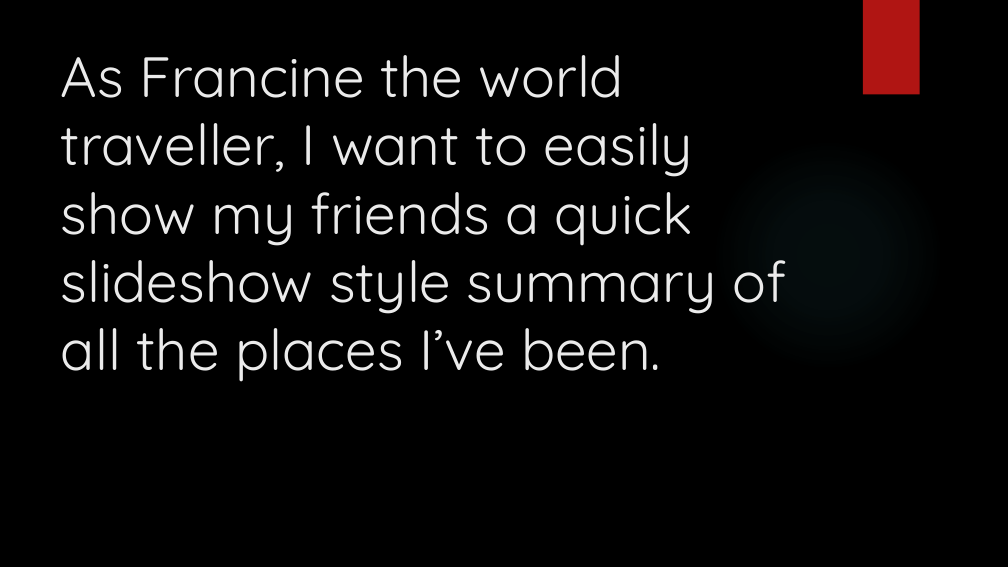
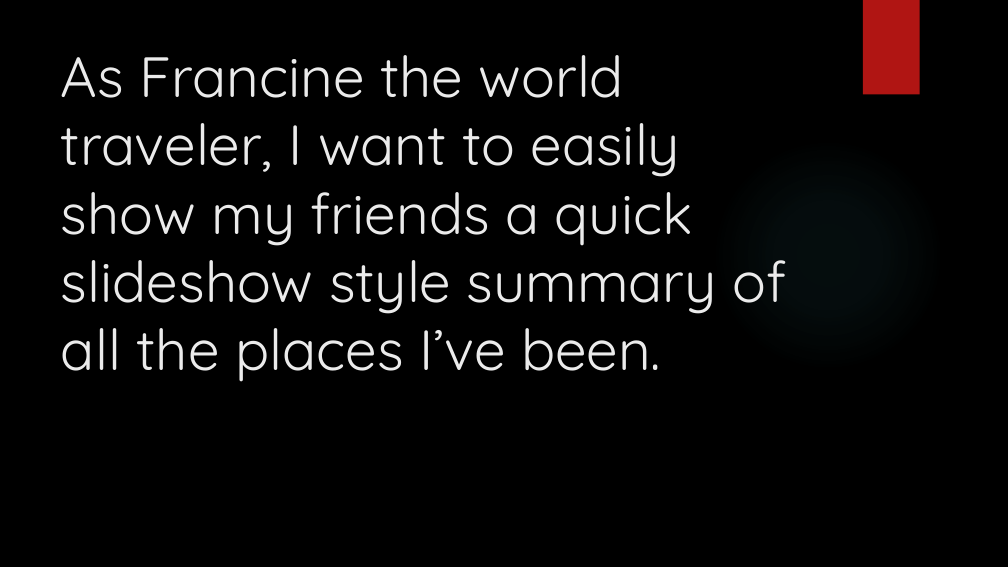
Before and after one commit to junmin-yee/Landmarked, a slide deck: slide 11 of Technology Presentation.pptx. Drawn at 1008x567 pixels with LibreOffice and Linux fonts; fonts in the diff are those of the drawing; background and template pictures are left out. Boxes give left, top, right and bottom in pixels: in the first picture for what was removed or moved away, otherwise in the second. Text is boxed around its words. In the diff, an @@ line names an element or a change of style, - is before the commit and + after.

```diff
--- a/Technology Presentation.pptx
+++ b/Technology Presentation.pptx
@@ title at [61,55,786,382]: text changed @@
-As Francine the world traveller, I want to easily show my friends a quick slideshow style summary of all the places I’ve been.
+As Francine the world traveler, I want to easily show my friends a quick slideshow style summary of all the places I’ve been.
```
Also in this commit, not shown: 4 other slides changed, 9 slides added, 18 slides removed.
